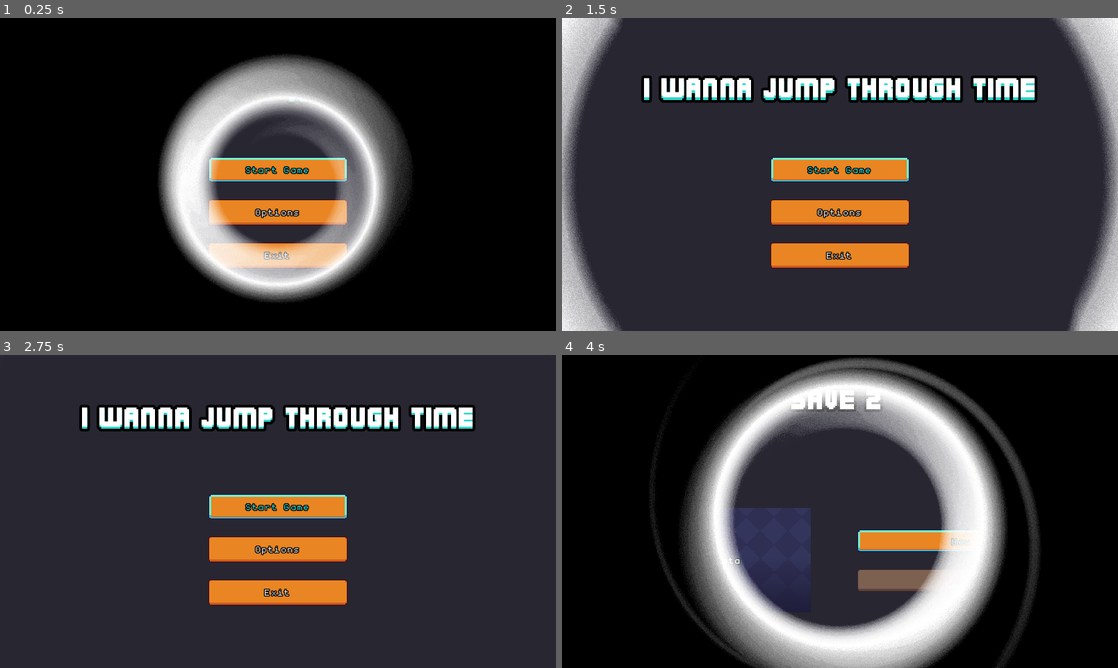
Above: before the commit, frames 1-4 (two rows, left to right).
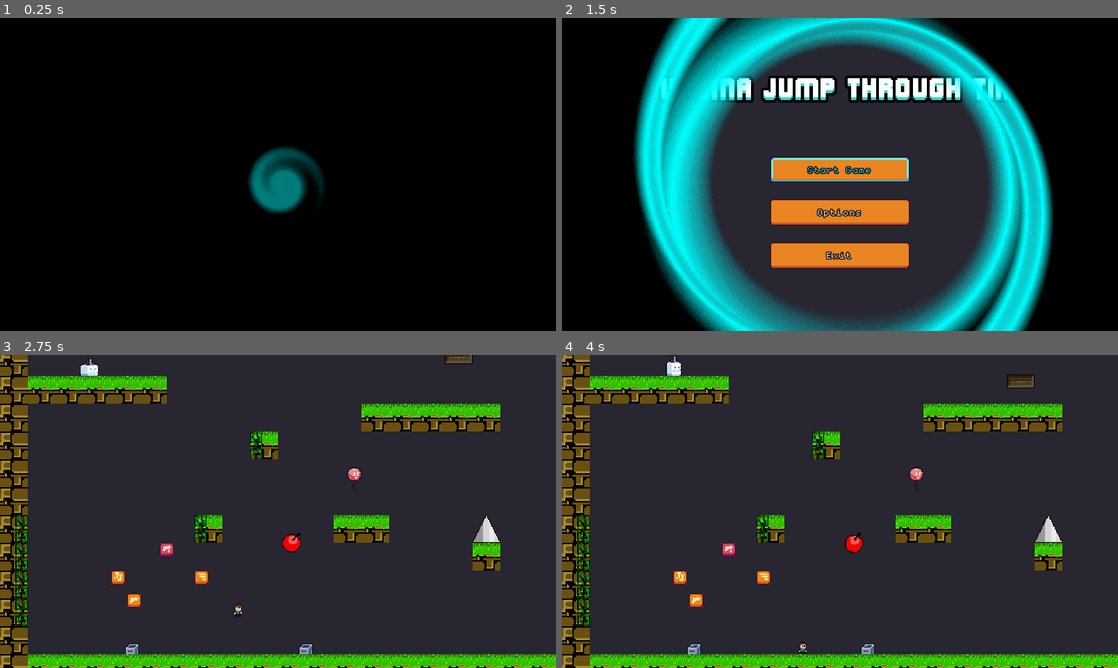
Above: after the commit, the same moments.

Repository: Smartkin/i-wanna-go-through-time-game-jam-edition
Game: Godot game, scene res://Rooms/Title.tscn
Two runs of this game, one before a commit and one after it. Both use one fixed random seed, a clock stepped at 60 frames per second and the inputs below. Sound files missing from this copy of the repository are replaced by a short silence.
Inputs (mouse positions are in pixels of both pictures, inside the frame that each line leads up to):
- Up to frame 1 (0.25 s): no input
- Up to frame 2 (1.5 s): click "Start Game" at 0.5 s; click "Start Game" at 1.25 s
- Up to frame 3 (2.75 s): tap Enter at 2 s; move the mouse to (400, 495) at 2.02 s; hold Right (right) from 2.03 s (still down); hold Z (shoot) from 2.03 s (still down); click (400, 495) at 2.17 s; tap Shift (jump) at 2.27, 2.3, 2.57 s
- Up to frame 4 (4 s): release Right (right) at 2.75 s; release Z (shoot) at 2.75 s; drag from (728, 527) to (812, 574) at 2.77 s; click (962, 539) at 3.5 s, where only the run before the commit has a clickable "New"

The runs differ from the first frame. In frame 1, 27% of the frame differs, in the area x 28-74%, y 11-91%; in frame 2, 65%; in frame 3, 27%; in frame 4, 81%, in the area x 0-100%, y 0-100%.

Commit message:
Transitions are extra juicy now & save screencaps

Diff:
--- a/Rooms/Options.tscn
+++ b/Rooms/Options.tscn
@@ -48,7 +48,7 @@
 script = ExtResource( 13 )
 
 [node name="MarginContainer" type="MarginContainer" parent="ScrollContainer"]
-margin_right = 592.0
+margin_right = 440.0
 margin_bottom = 506.0
 size_flags_horizontal = 3
 size_flags_vertical = 3
--- a/Scenes/Save.tscn
+++ b/Scenes/Save.tscn
@@ -93,7 +93,6 @@
 [node name="Sprite" type="AnimatedSprite" parent="."]
 position = Vector2( 8, 10 )
 frames = SubResource( 3 )
-frame = 1
 playing = true
 
 [node name="Area2D" type="Area2D" parent="."]
--- a/Scripts/Transition/Transition.gd
+++ b/Scripts/Transition/Transition.gd
@@ -7,7 +7,7 @@
 	TO
 }
 
-export(float, 0.001, 1.0) var trans_speed := 0.02
+export(float, 0.1, 10.0) var dur := 1.0
 export(float, 0.0, 1.0) var ramp := 0.05
 export(Color) var halo_color := Color8(0, 0, 0)
 export(Color) var trans_color := Color8(255, 255, 255)
@@ -15,9 +15,17 @@
 
 var _t := 0.0
 var _state = STATE.FROM
-var _time := 0
+var _time := 0.0
+var _trans := Tween.TRANS_CUBIC
+
 
 func _ready() -> void:
+	if _state == STATE.FROM:
+		var tween := create_tween()
+		tween.tween_property(self, "_t", 1.0, dur).set_ease(Tween.EASE_OUT).set_trans(_trans)
+	else:
+		var tween := create_tween()
+		tween.tween_property(self, "_t", 0.0, dur).set_ease(Tween.EASE_IN).set_trans(_trans)
 	$CanvasLayer/ColorRect.material = preload("res://Shaders/Transition.tres")
 	print(material)
 	$CanvasLayer/ColorRect.material.set_shader_param("after", trans_color)
@@ -33,19 +41,24 @@
 
 func set_state(new_state) -> void:
 	_state = new_state
+	if _state == STATE.FROM:
+		var tween := create_tween()
+		tween.tween_property(self, "_t", 1.0, dur).set_ease(Tween.EASE_OUT).set_trans(_trans)
+	else:
+		var tween := create_tween()
+		tween.tween_property(self, "_t", 0.0, dur).set_ease(Tween.EASE_IN).set_trans(_trans)
 
 func set_time(new_time: float) -> void:
 	_t = new_time
 
+
 func _process(delta: float):
 	match _state:
 		STATE.FROM:
-			_t += trans_speed * delta
 			if _t >= 1.0:
 				emit_signal("transition_finished")
-				_state = STATE.TO
+				set_state(STATE.TO)
 		STATE.TO:
-			_t -= trans_speed * delta
 			if _t <= 0.0:
 				queue_free()
 	$CanvasLayer/ColorRect.material.set_shader_param("t", _t)
--- a/Scripts/UI/FileSelect.gd
+++ b/Scripts/UI/FileSelect.gd
@@ -21,6 +21,15 @@
 			label.text = "Death: " + str(save_data.deaths)
 			label.text += "\nTime: " + WorldController.get_time_string_formatted(save_data.time)
 #			label.text += "\nScene: " + str(save_data.sceneName)
+			var dir := Directory.new()
+			if dir.file_exists(("user://screencap%d.png" % WorldController.save_slot)):
+				var image = Image.new()
+				image.load("user://screencap%d.png" % WorldController.save_slot)
+				var texture = ImageTexture.new()
+				texture.create_from_image(image)
+				texture.set_size_override(Vector2(213, 120))
+				var screencap := get_node("SaveSlots/Save " + str(i + 1) +"/HBoxContainer/ScreenCap") as TextureRect
+				screencap.texture = texture
 		else:
 			var load_button := get_node("SaveSlots/Save " + str(i + 1) +"/HBoxContainer/MarginContainer/NewOrLoad/Load") as Button
 			load_button.disabled = true
--- a/Scripts/WorldController.gd
+++ b/Scripts/WorldController.gd
@@ -182,13 +182,13 @@
 func free_transition() -> void:
 	_cur_transition = null
 
-func do_transition(speed: float = 1.0, ramp: float = 0.1, trans_color: Color = Color.black, halo_color: Color = Color.white) -> Node:
+func do_transition(dur: float = 0.7, ramp: float = 0.1, trans_color: Color = Color.black, halo_color: Color = Color.aqua) -> Node:
 	if _cur_transition != null:
 		if not _cur_transition.is_queued_for_deletion():
 			_cur_transition.queue_free()
 		free_transition()
 	_cur_transition = _transition.instance()
-	_cur_transition.trans_speed = speed
+	_cur_transition.dur = dur
 	_cur_transition.ramp = ramp
 	_cur_transition.trans_color = trans_color
 	_cur_transition.halo_color = halo_color
@@ -392,6 +392,14 @@
 		cur_save_data.reverse_grav = reverse_grav
 		# Save the data to a file
 		save_to_file(false)
+		take_screenshot()
+
+
+func take_screenshot() -> void:
+	var image = get_viewport().get_texture().get_data()
+	image.flip_y()
+	image.save_png("user://screencap%d.png" % save_slot)
+
 
 # Load game data for a chosen save slot
 func get_game_data(slot: int) -> Dictionary:
